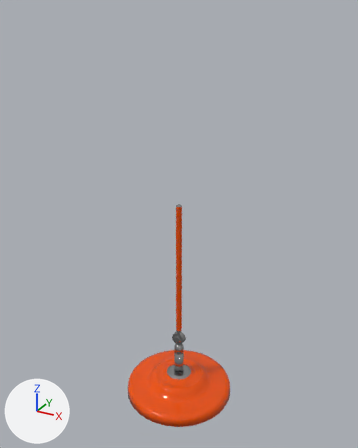
The Blender file blender/AnimatedLamp/src/scene/Scene.blend: old version first, new version second.
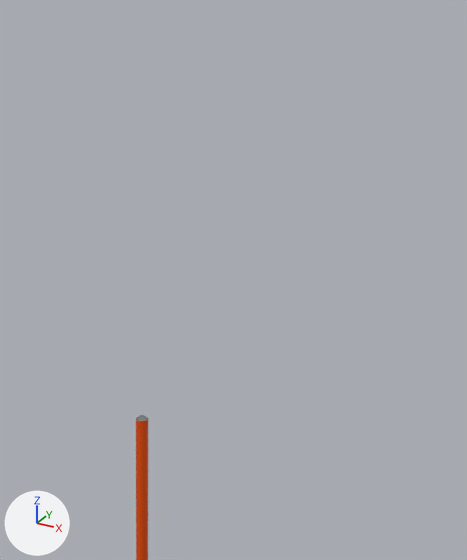
The first picture shows the older version from a 50 mm camera at (7.81, -14.19, 14.48) aimed at (-0.06, 0.12, 7.33). The close-ups show both versions on the part from 30% to 95% of the width and 0% to 61% of the height of that picture; other places that the commit changed are outside them. Lighting does not change. The marker at lower left points along +X, +Y and +Z.

The first close-up shows 'LampLowerArm'.
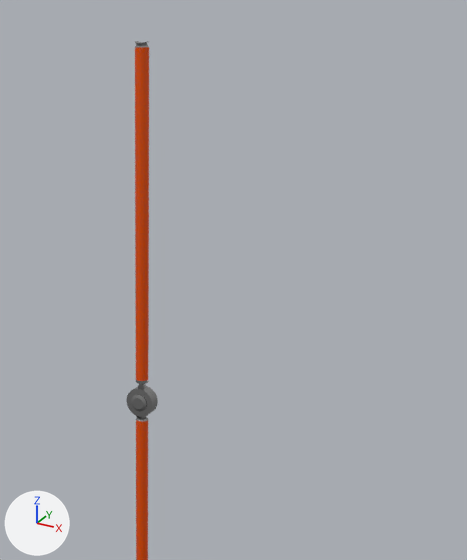
Where the newer file only moved an object's origin or applied its transform, the numbers keep the older frame.

Pixel boxes [x1, y1, x2, y2] of what changed, in the close-ups (467 x 560 px):
'LampUpperArm', added
    after: [126, 41, 158, 417]
    faces in mat_lamppaintedmaterial (orange #e74e00): [135, 47, 149, 381]
    faces in mat_lampmetalmaterial (grey #adadad): [126, 41, 158, 417]

The edits, one by one:
Mesh me_lamplowerarm_002 is new.
It has 556 vertices, 543 faces and spans x -0.25..0.25, y -0.15..0.12, z -0.25..5.68.
Faces by material slot: [32, 511].
It uses material mat_lamppaintedmaterial (orange #e74e00).
It uses material mat_lampmetalmaterial (grey #adadad).
Object 'LampUpperArm' (ob_lampupperarm) is new; it shows me_lamplowerarm_002.
Its location is (0.0, 0.0, 8.4).
